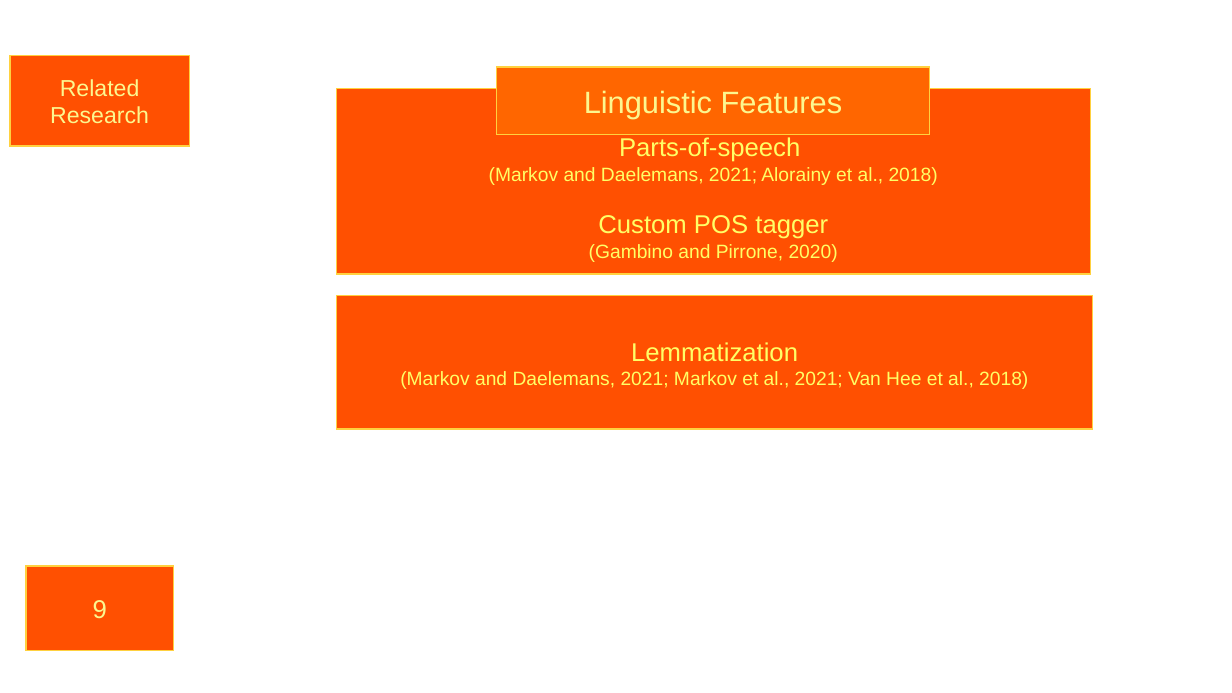
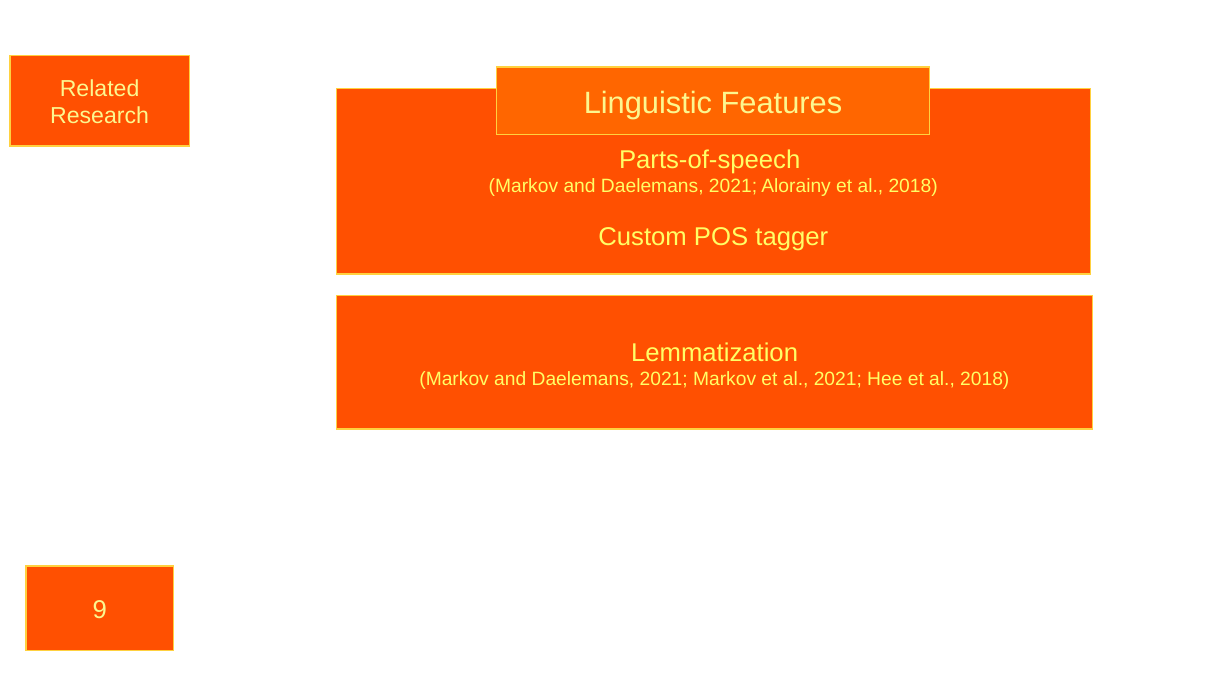
Before and after one commit to SiebeBrouwer/NLP_Group2_StillProcessing, a slide deck: slide 9 of NLP_Project_Presentation.pptx. Drawn at 1232x693 pixels with LibreOffice and Linux fonts; fonts in the diff are those of the drawing; background and template pictures are left out. Boxes give left, top, right and bottom in pixels: in the first picture for what was removed or moved away, otherwise in the second. Text is boxed around its words. In the diff, an @@ line names an element or a change of style, - is before the commit and + after.

```diff
--- a/NLP_Project_Presentation.pptx
+++ b/NLP_Project_Presentation.pptx
@@ text in rectangle at bbox=[589, 244, 838, 262]: paragraph removed @@
-(Gambino and Pirrone, 2020)
@@ text in rectangle at bbox=[419, 371, 1009, 389]: text changed @@
-(Markov and Daelemans, 2021; Markov et al., 2021; Van Hee et al., 2018)
+(Markov and Daelemans, 2021; Markov et al., 2021; Hee et al., 2018)
```
Also in this commit, not shown: 3 other slides changed.
